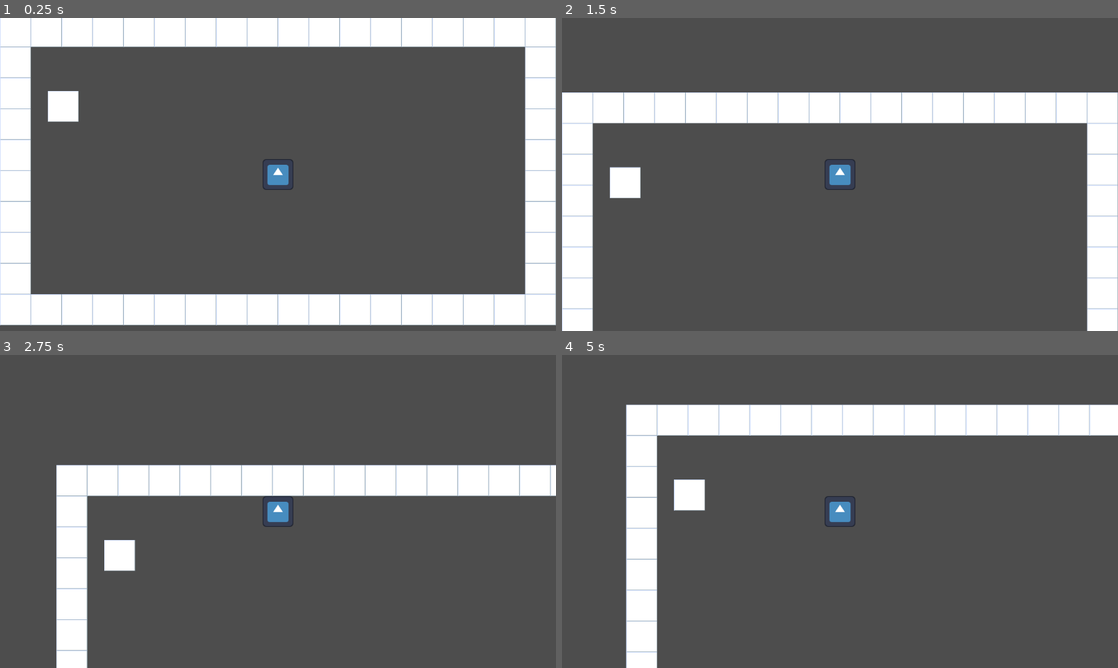
Above: before the commit, frames 1-4 (two rows, left to right).
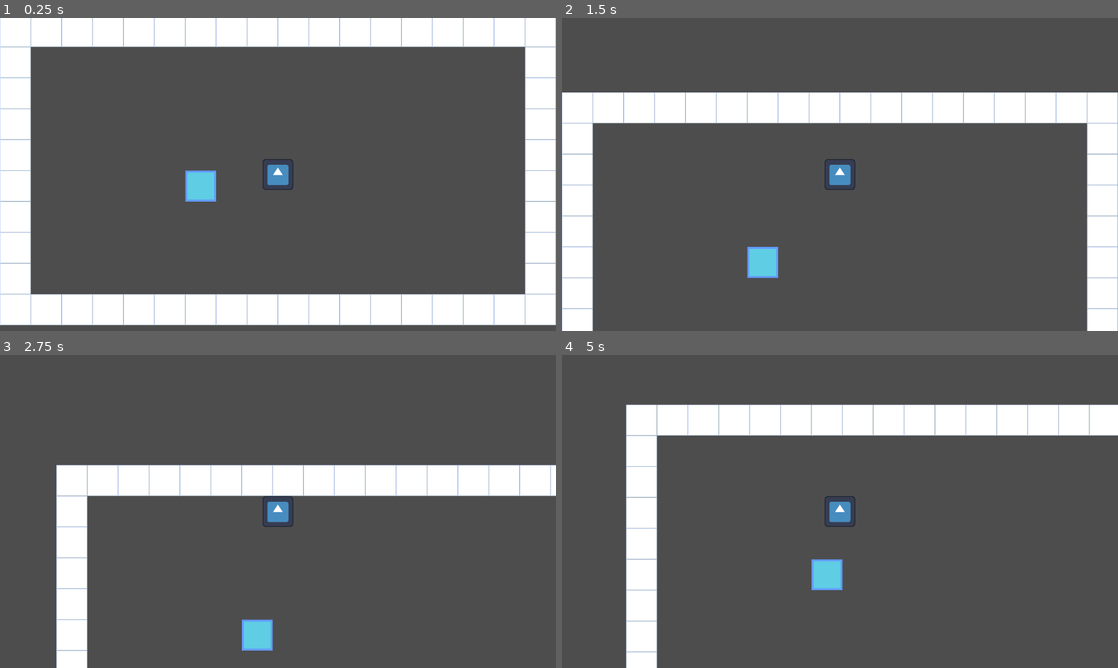
Above: after the commit, the same moments.

Repository: youssefevan/kickoff-jam-fall-2023
Game: Godot game, scene res://scenes/world.tscn
Same seed, same stepped clock (60 frames per second), same inputs: the game is played once before the commit and once after it. The engine's default icon, where the game draws it, is replaced by a stand-in: a white triangle on a blue panel in a dark square.
Inputs:
- Up to frame 1 (0.25 s): no input
- Up to frame 2 (1.5 s): tap Enter at 0.5 s; hold W (up) from 0.53 s (still down)
- Up to frame 3 (2.75 s): release W (up) at 2.03 s; hold A (left) from 2.03 s (still down)
- Up to frame 4 (5 s): release A (left) at 3.53 s; hold S (down) 3.53-4.28 s; hold D (right) from 4.28 s (still down)

The runs differ from the first frame. In frame 1, 1.1% of the frame differs, in the area x 8-51%, y 23-59%; in frame 2, 1.2%; in frame 3, 1.3%, in the area x 15-99%, y 35-100%; in frame 4, 1.3%.

Commit message:
boulder movement

Diff:
--- a/KickoffJamFall2023/project.godot
+++ b/KickoffJamFall2023/project.godot
@@ -45,3 +45,7 @@
 , Object(InputEventKey,"resource_local_to_scene":false,"resource_name":"","device":-1,"window_id":0,"alt_pressed":false,"shift_pressed":false,"ctrl_pressed":false,"meta_pressed":false,"pressed":false,"keycode":0,"physical_keycode":4194321,"key_label":0,"unicode":0,"echo":false,"script":null)
 ]
 }
+
+[rendering]
+
+textures/canvas_textures/default_texture_filter=0
--- a/KickoffJamFall2023/scenes/Boulder.tscn
+++ b/KickoffJamFall2023/scenes/Boulder.tscn
@@ -1,14 +1,20 @@
-[gd_scene load_steps=3 format=3 uid="uid://c8r1hp0gokp8b"]
+[gd_scene load_steps=4 format=3 uid="uid://c8r1hp0gokp8b"]
 
-[ext_resource type="Texture2D" uid="uid://d0mdlraiwla7v" path="res://sprites/tile.png" id="1_r8gcm"]
+[ext_resource type="Script" path="res://scripts/boulder.gd" id="1_5atrj"]
+[ext_resource type="Texture2D" uid="uid://drmf6ei0prp1y" path="res://sprites/boulder.png" id="1_nwcmq"]
 
-[sub_resource type="CircleShape2D" id="CircleShape2D_r6kc5"]
-radius = 32.0
+[sub_resource type="RectangleShape2D" id="RectangleShape2D_h1g08"]
+size = Vector2(64, 64)
 
-[node name="Boulder" type="CharacterBody2D"]
+[node name="Boulder" type="RigidBody2D"]
+mass = 25.0
+gravity_scale = 0.0
+script = ExtResource("1_5atrj")
 
 [node name="Sprite2D" type="Sprite2D" parent="."]
-texture = ExtResource("1_r8gcm")
+position = Vector2(1.90735e-06, 1.90735e-06)
+scale = Vector2(4, 4)
+texture = ExtResource("1_nwcmq")
 
 [node name="CollisionShape2D" type="CollisionShape2D" parent="."]
-shape = SubResource("CircleShape2D_r6kc5")
+shape = SubResource("RectangleShape2D_h1g08")
--- a/KickoffJamFall2023/scenes/player.tscn
+++ b/KickoffJamFall2023/scenes/player.tscn
@@ -1,20 +1,20 @@
 [gd_scene load_steps=4 format=3 uid="uid://gqc7ndgtwudu"]
 
-[ext_resource type="Script" path="res://scenes/player.gd" id="1_d054k"]
+[ext_resource type="Script" path="res://scripts/player.gd" id="1_6k06a"]
 [ext_resource type="Texture2D" uid="uid://cwvmd3jobgidl" path="res://icon.svg" id="2_t0dxh"]
 
-[sub_resource type="CircleShape2D" id="CircleShape2D_n0dgm"]
-radius = 32.0
+[sub_resource type="RectangleShape2D" id="RectangleShape2D_jmd20"]
+size = Vector2(64, 64)
 
 [node name="Player" type="CharacterBody2D"]
-script = ExtResource("1_d054k")
+motion_mode = 1
+script = ExtResource("1_6k06a")
 
 [node name="Sprite2D" type="Sprite2D" parent="."]
-position = Vector2(2.65241e-06, 1.49012e-06)
 scale = Vector2(0.5, 0.5)
 texture = ExtResource("2_t0dxh")
 
 [node name="CollisionShape2D" type="CollisionShape2D" parent="."]
-shape = SubResource("CircleShape2D_n0dgm")
+shape = SubResource("RectangleShape2D_jmd20")
 
 [node name="Camera2D" type="Camera2D" parent="."]
--- a/KickoffJamFall2023/scenes/world.tscn
+++ b/KickoffJamFall2023/scenes/world.tscn
@@ -31,6 +31,6 @@
 layer_0/tile_data = PackedInt32Array(0, 0, 0, 65536, 0, 0, 131072, 0, 0, 196608, 0, 0, 262144, 0, 0, 327680, 0, 0, 4587 …(561 unchanged characters)…
 
 [node name="Boulder" parent="." instance=ExtResource("4_d8rmn")]
-position = Vector2(131, 187)
+position = Vector2(416, 352)
 
 [connection signal="mouse_exited" from="Player" to="Player" method="_on_mouse_exited"]
--- /dev/null
+++ b/KickoffJamFall2023/scripts/boulder.gd
@@ -0,0 +1,4 @@
+extends RigidBody2D
+
+func _physics_process(delta):
+	pass
--- a/KickoffJamFall2023/scenes/player.gd
+++ b/KickoffJamFall2023/scripts/player.gd
@@ -2,6 +2,7 @@
 
 const MOVE_SPEED := 10000.0
 
+var push_force = 80.0
 var move_input : Vector2
 
 func _physics_process(delta) -> void:
@@ -10,6 +11,12 @@
 
 	velocity = move_input.normalized() * MOVE_SPEED * delta
 
+	# This represents the player's inertia.
+	for i in get_slide_collision_count():
+		var c = get_slide_collision(i)
+		if c.get_collider() is RigidBody2D:
+			c.get_collider().apply_central_impulse(-c.get_normal() * push_force)
+
 	move_and_slide()
 
 func handle_input() -> void:
Binary file added: KickoffJamFall2023/sprites/boulder.png
Not shown, added: KickoffJamFall2023/sprites/boulder.png.import
